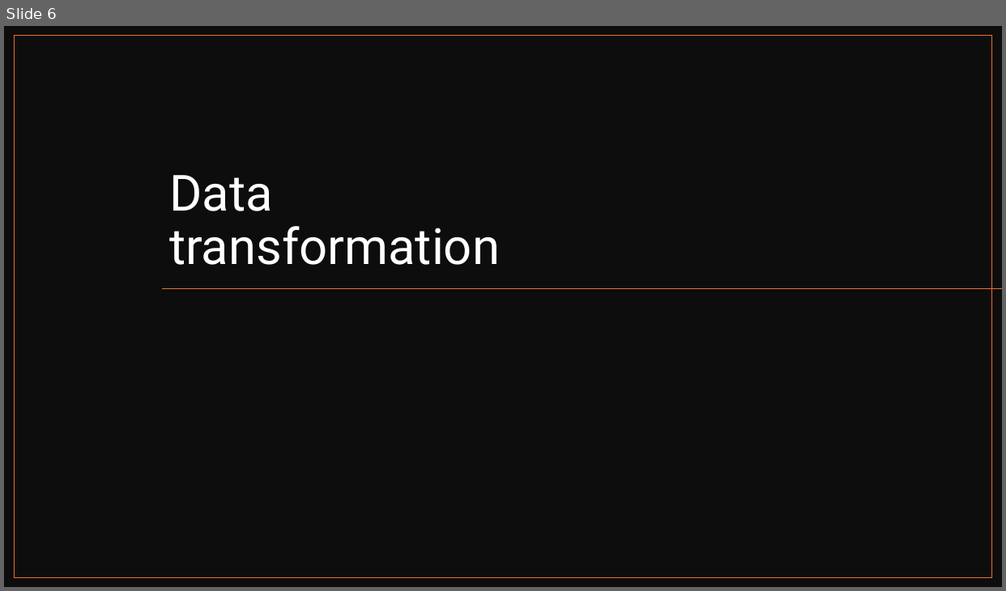
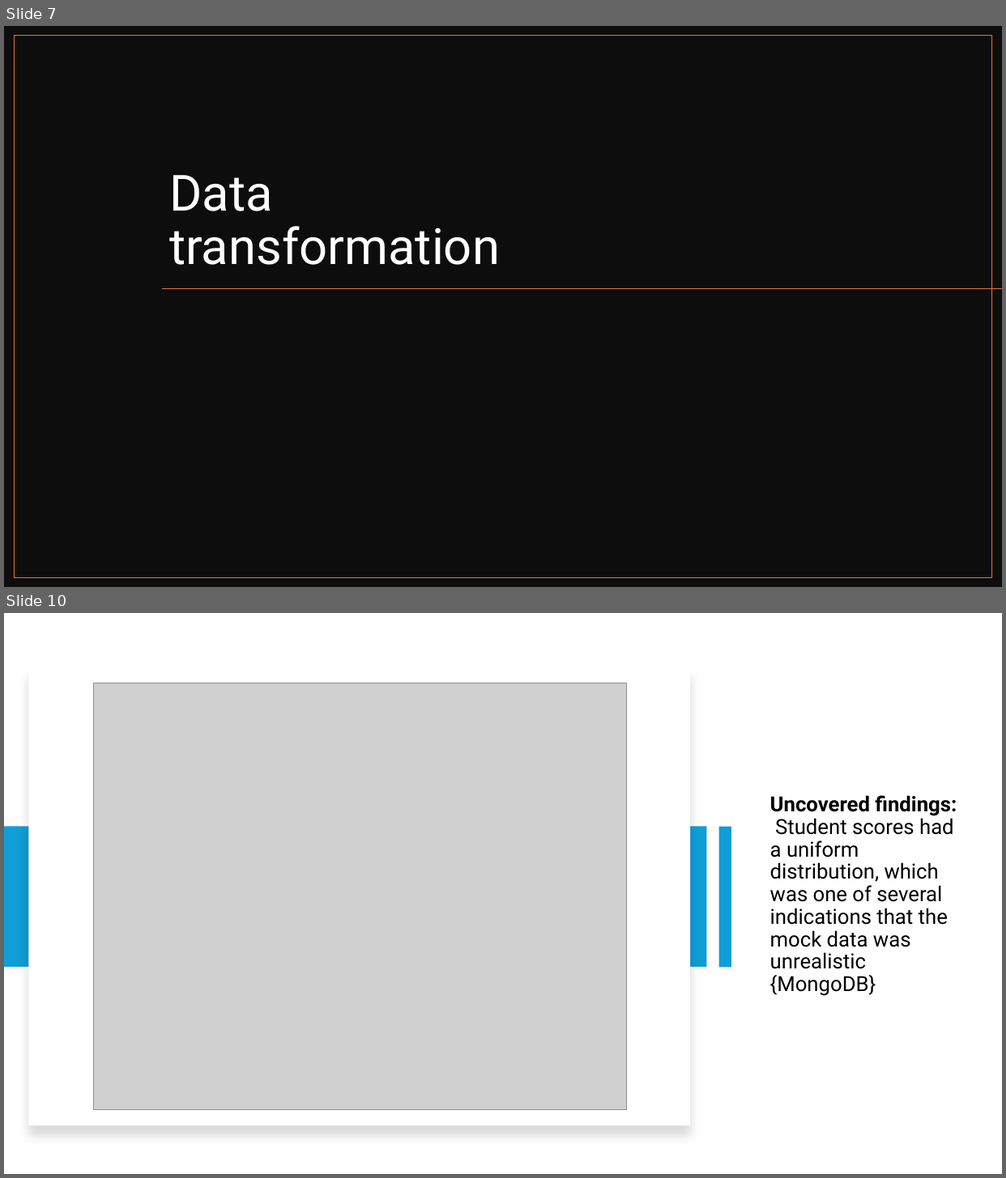
Before and after one commit to ProjectsKoryHasWorkedOn/2024_Grades_Dataset_R_Project, a slide deck: r_project_presentation.pptx. Shown one above the other, each under a label of ours: slide 6 before the commit, slides 7 and 10 after it; the slides between them are not shown. The pictures are 1006x591 and 1006x1178 pixels, drawn with LibreOffice and Linux fonts; fonts in the diff are those of the drawing; grey boxes stand for pictures. Boxes give left, top, right and bottom in pixels: in the first picture for what was removed or moved away, otherwise in the second. Text is boxed around its words. In the diff, an @@ line names an element or a change of style, - is before the commit and + after.

```diff
--- a/r_project_presentation.pptx
+++ b/r_project_presentation.pptx
@@ slide 10 added at [4, 613, 1002, 1174], background #FFFFFF @@
@@ rectangle added at [28, 667, 691, 1126], fill #FFFFFF @@
@@ picture added at [93, 683, 626, 1110] @@
@@ title added at [770, 795, 957, 996], 20 pt, text #000000 @@
+Uncovered findings: Student scores had a uniform distribution, which was one of several indications that the mock data was unrealistic {MongoDB}
@@ rectangle added at [4, 827, 707, 968], fill #0F9ED5 @@
@@ rectangle added at [718, 827, 731, 968], fill #0F9ED5 @@
@@ what was slide 6 is now slide 7 @@
```
Also in this commit, not shown: 4 slides changed, 25 other slides added, 12 slides removed, 11 other files.
